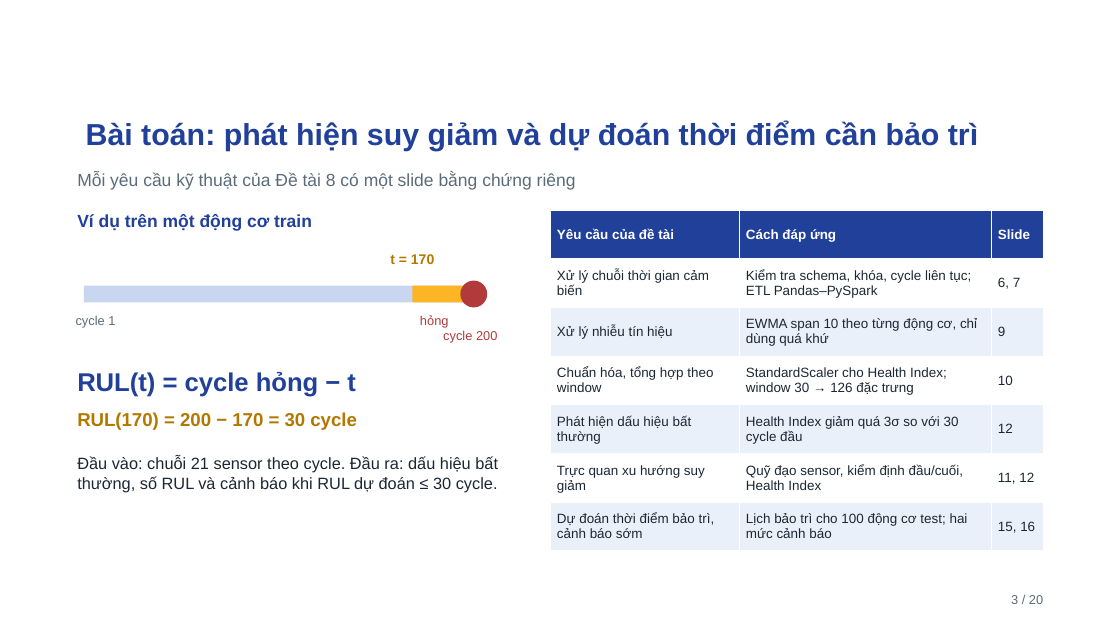
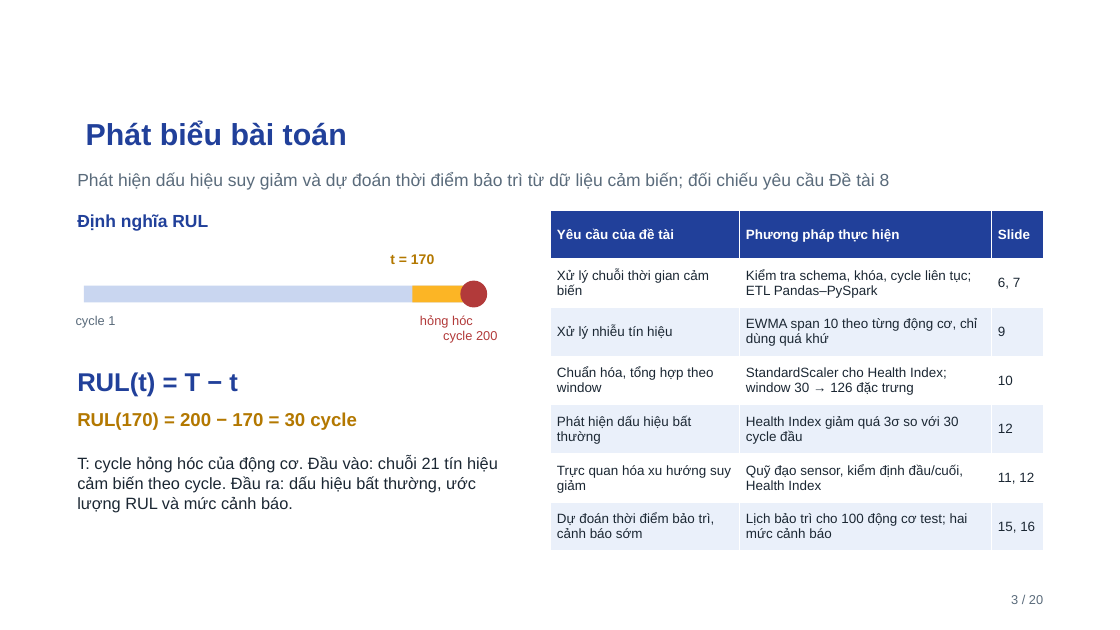
Before and after one commit to ti014/tinasa-cmapss-rul-prediction, a slide deck: slide 3 of slides/cmapss_fd001_presentation.pptx. Drawn at 1120x630 pixels with LibreOffice and Linux fonts; fonts in the diff are those of the drawing; background and template pictures are left out. Boxes give left, top, right and bottom in pixels: in the first picture for what was removed or moved away, otherwise in the second. Text is boxed around its words. In the diff, an @@ line names an element or a change of style, - is before the commit and + after.

```diff
--- a/slides/cmapss_fd001_presentation.pptx
+++ b/slides/cmapss_fd001_presentation.pptx
@@ title at <box>86,121,222,146</box>: text changed @@
-Bài toán: phát hiện suy giảm và dự đoán thời điểm cần bảo trì
+Phát biểu bài toán
@@ text at <box>77,173,890,190</box>: text changed @@
-Mỗi yêu cầu kỹ thuật của Đề tài 8 có một slide bằng chứng riêng
+Phát hiện dấu hiệu suy giảm và dự đoán thời điểm bảo trì từ dữ liệu cảm biến; đối chiếu yêu cầu Đề tài 8
@@ text at <box>77,214,208,231</box>: text changed @@
-Ví dụ trên một động cơ train
+Định nghĩa RUL
@@ table at <box>550,210,1044,551</box> @@
-row 1, column 2: Cách đáp ứng
+row 1, column 2: Phương pháp thực hiện
-row 6, column 1: Trực quan xu hướng suy giảm
+row 6, column 1: Trực quan hóa xu hướng suy giảm
@@ text at <box>420,315,497,343</box>: text changed @@
-hỏng
-cycle 200
+hỏng hóc
+cycle 200
@@ text at <box>77,372,238,397</box>: text changed @@
-RUL(t) = cycle hỏng − t
+RUL(t) = T − t
@@ text at <box>77,456,498,512</box>: text changed @@
-Đầu vào: chuỗi 21 sensor theo cycle. Đầu ra: dấu hiệu bất thường, số RUL và cảnh báo khi RUL dự đoán ≤ 30 cycle.
+T: cycle hỏng hóc của động cơ. Đầu vào: chuỗi 21 tín hiệu cảm biến theo cycle. Đầu ra: dấu hiệu bất thường, ước lượng RUL và mức cảnh báo.
```
Also in this commit, not shown: 19 other slides changed, 24 other files.
